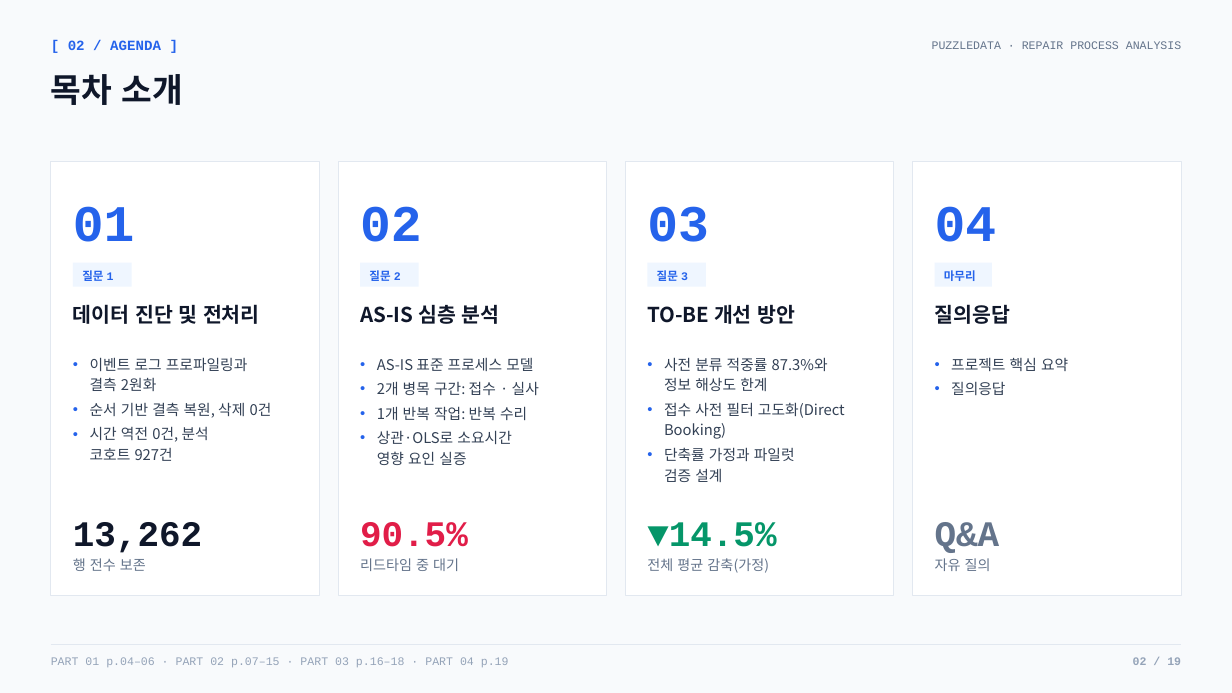
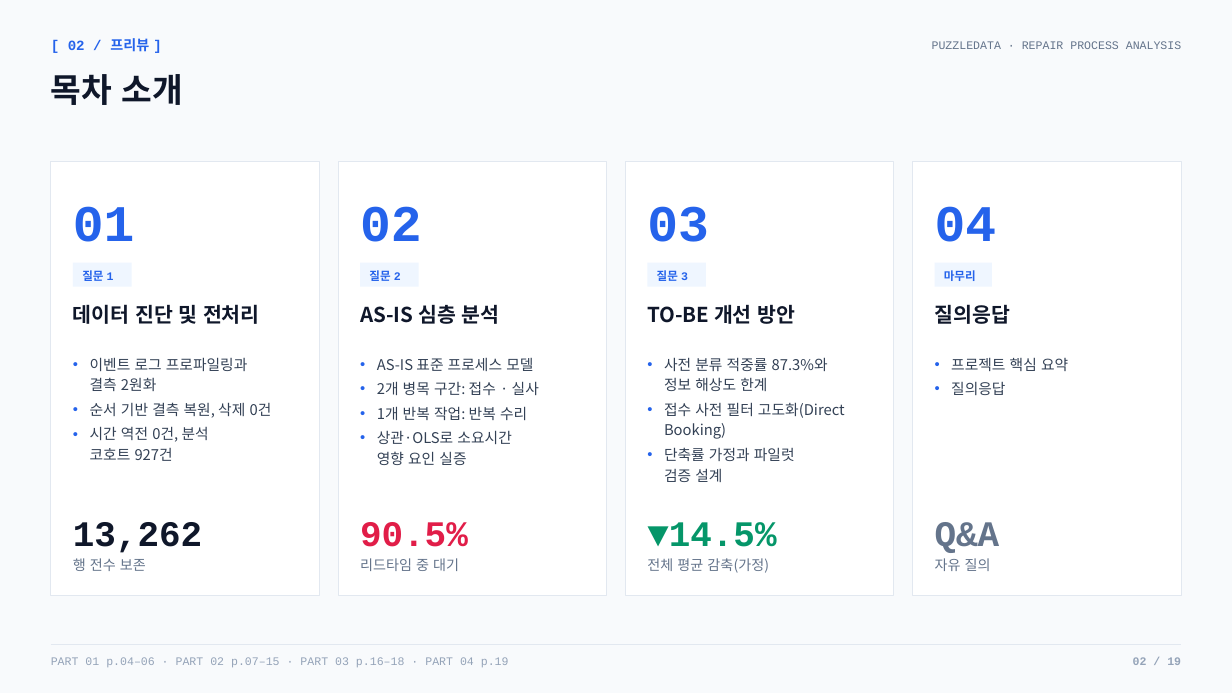
Before and after one commit to nus1245/puzzle_data, a slide deck: slide 2 of outputs/pptx/puzzledata_repair_report.pptx. Drawn at 1232x693 pixels with LibreOffice and Linux fonts; fonts in the diff are those of the drawing. Boxes give left, top, right and bottom in pixels: in the first picture for what was removed or moved away, otherwise in the second. Text is boxed around its words. In the diff, an @@ line names an element or a change of style, - is before the commit and + after.

```diff
--- a/outputs/pptx/puzzledata_repair_report.pptx
+++ b/outputs/pptx/puzzledata_repair_report.pptx
@@ text at (68, 38, 149, 52): text changed @@
-[ 02 / AGENDA ]
+[ 02 / 프리뷰 ]
```
Also in this commit, not shown: 2 other files.
